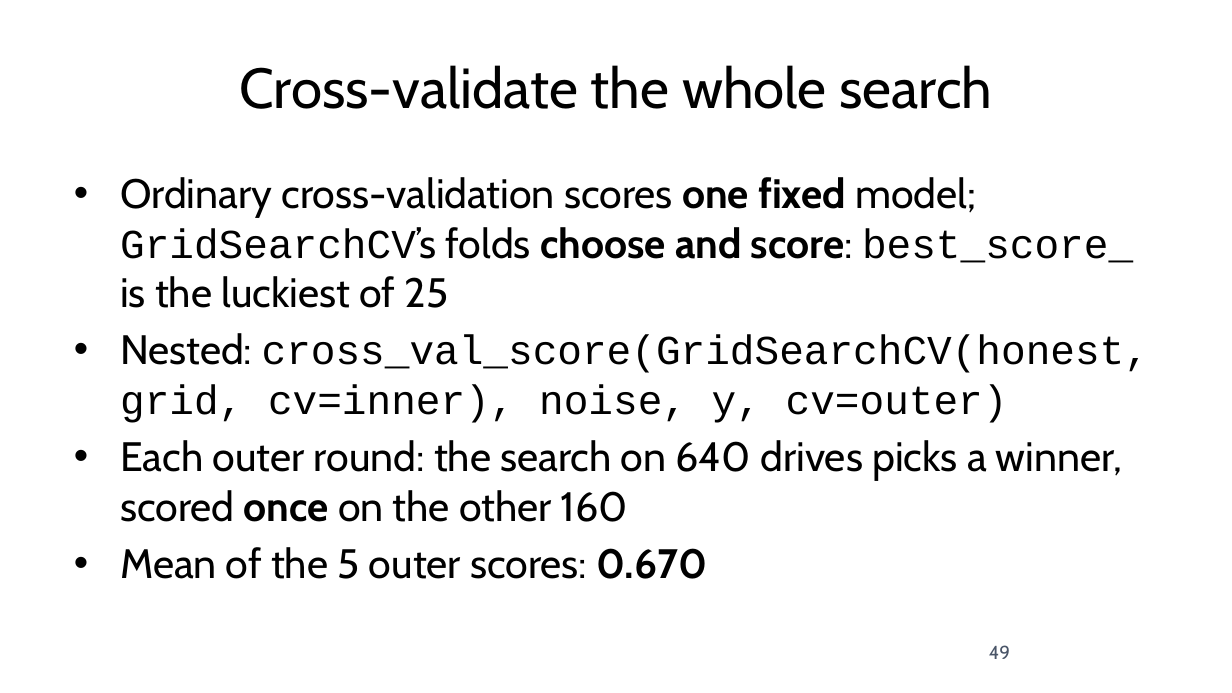
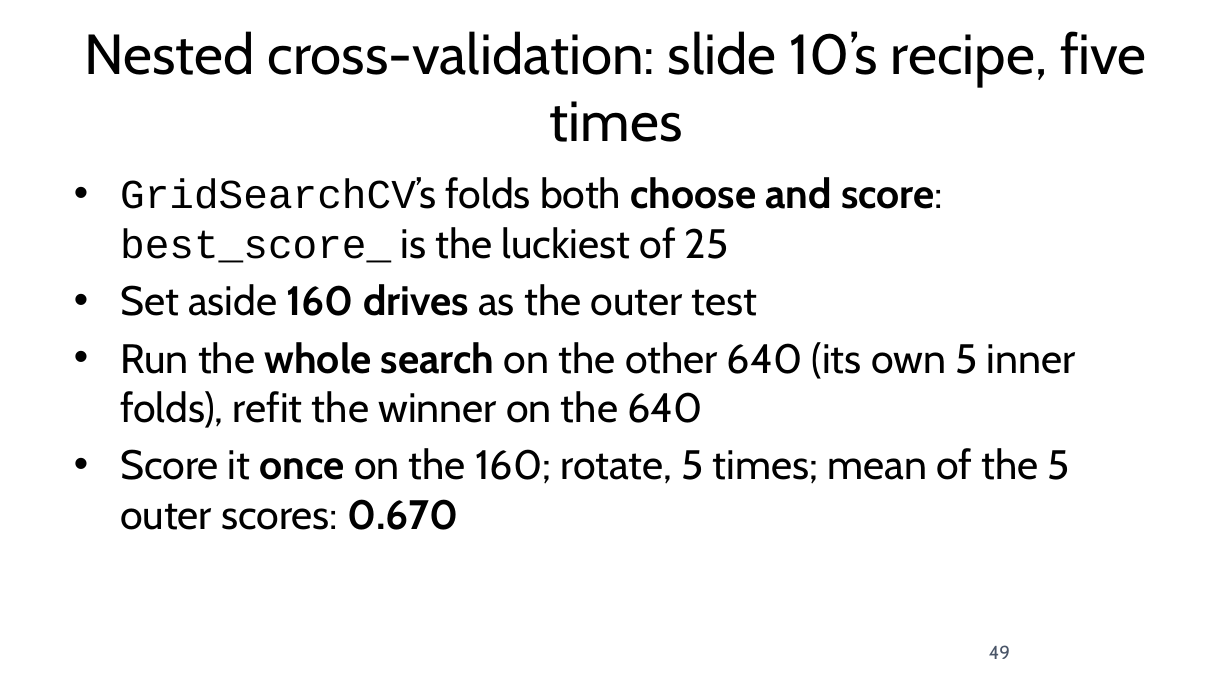
Before and after one commit to fabioantonini/technologies-for-artificial-intelligence, a slide deck: slide 49 of Lessons/05_experimental_methodology/Slides/experimental_methodology_slides.pptx. Drawn at 1232x693 pixels with LibreOffice and Linux fonts; fonts in the diff are those of the drawing; background and template pictures are left out. Boxes give left, top, right and bottom in pixels: in the first picture for what was removed or moved away, otherwise in the second. Text is boxed around its words. In the diff, an @@ line names an element or a change of style, - is before the commit and + after.

```diff
--- a/Lessons/05_experimental_methodology/Slides/experimental_methodology_slides.pptx
+++ b/Lessons/05_experimental_methodology/Slides/experimental_methodology_slides.pptx
@@ title at <box>85,31,1147,142</box>: text changed @@
-Cross-validate the whole search
+Nested cross-validation: slide 10’s recipe, five times
@@ text at <box>120,177,1076,530</box>: text changed @@
-• Ordinary cross-validation scores one fixed model; GridSearchCV’s folds choose and score: best_score_ is the luckiest of 25
-• Nested: cross_val_score(GridSearchCV(honest, grid, cv=inner), noise, y, cv=outer)
-• Each outer round: the search on 640 drives picks a winner, scored once on the other 160
-• Mean of the 5 outer scores: 0.670
+• GridSearchCV’s folds both choose and score: best_score_ is the luckiest of 25
+• Set aside 160 drives as the outer test
+• Run the whole search on the other 640 (its own 5 inner folds), refit the winner on the 640
+• Score it once on the 160; rotate, 5 times; mean of the 5 outer scores: 0.670
```
Also in this commit, not shown: 27 other slides changed, 21 other files.
